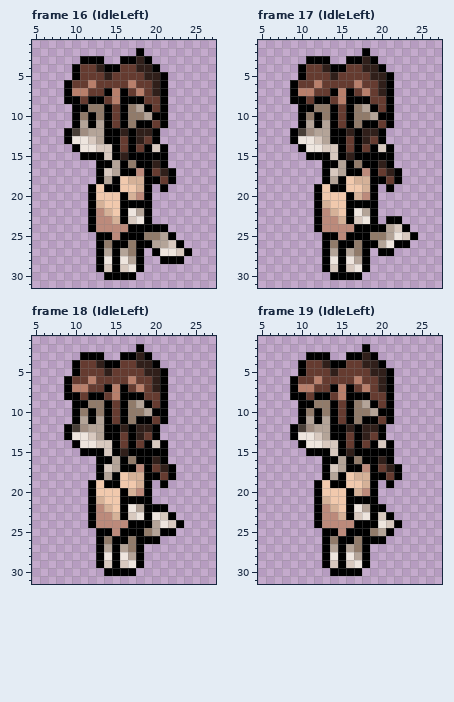
One commit to this pixel-art file: art/OV/Mira/Miraov.aseprite. Above: the version before the commit.
32x32 pixels, 83 frames. Colours within 5 levels of each other are drawn and written as one. Shown: frame 16 (IdleLeft): x 5..27, y 1..31; frame 17 (IdleLeft): x 5..27, y 1..31; frame 18 (IdleLeft): x 5..27, y 1..31; frame 19 (IdleLeft): x 5..27, y 1..31. The commit also changed other frames, which this record leaves out.
The same view after the edit:
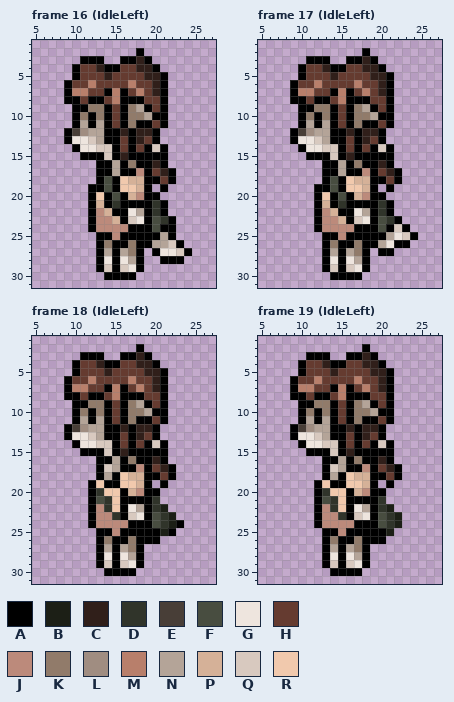
Palette (. is transparent): A #000000  B #1c1f16  C #301f1a  D #30342a  E #483e37  F #484d40  G #eee5de  H #653b30  J #bc8a7b  K #917b6a  L #a08d81  M #b87f6b  N #b4a498  P #d5b198  Q #d8c9bf  R #f1c9ad
Change:
layer "Bag" now shown
Frame 16 (IdleLeft), layer "Bag":
y 17: x 14 Q -> A
y 18: x 14 N -> F
y 19: x 13..14 RA -> AF
y 20: x 14..15 RR -> AF; x 20 . -> A
y 21: x 14..15 RR -> AD; x 20..21 .. -> DA
y 22: x 15 R -> A; x 20..21 .. -> DA
y 23: x 20..22 ... -> FDA
y 24: x 20 A -> F; x 22 . -> A
y 25: x 19..20 KK -> AA
Frame 17 (IdleLeft), layer "Bag":
y 17: x 14 Q -> A
y 18: x 14 N -> F
y 19: x 13..14 RA -> AF
y 20: x 14..15 RR -> AF; x 20 . -> A
y 21: x 14..15 RR -> AD; x 20..21 .. -> DA
y 22: x 15 R -> A; x 20..21 .. -> DA
y 23: x 20..21 .A -> FD
y 24: x 20..21 AN -> FA
y 25: x 19..20 KK -> AA
Frame 18 (IdleLeft), layer "Bag":
y 20: x 13 R -> D; x 20 . -> A
y 21: x 13..14 PR -> FD; x 20 . -> D
y 22: x 14 P -> D; x 20..21 AA -> DB
y 23: x 15 P -> D; x 20..22 GQA -> FDB
y 24: x 20..22 NGQ -> FDB
y 25: x 19..21 KNA -> AAB
Frame 19 (IdleLeft), layer "Bag":
y 20: x 13 R -> D; x 20 . -> A
y 21: x 13..14 PR -> FD; x 20 . -> D
y 22: x 14 P -> D; x 20..21 A. -> DB
y 23: x 15 P -> D; x 20..22 QA. -> FDB
y 24: x 20..22 GQA -> FDB
y 25: x 19..21 KNA -> AAB
Pixel boxes of the changes (left, top, right, bottom) in both pictures:
changed: (96, 168, 176, 240)
changed: (322, 168, 394, 240)
changed: (96, 488, 176, 536)
changed: (322, 488, 402, 536)
